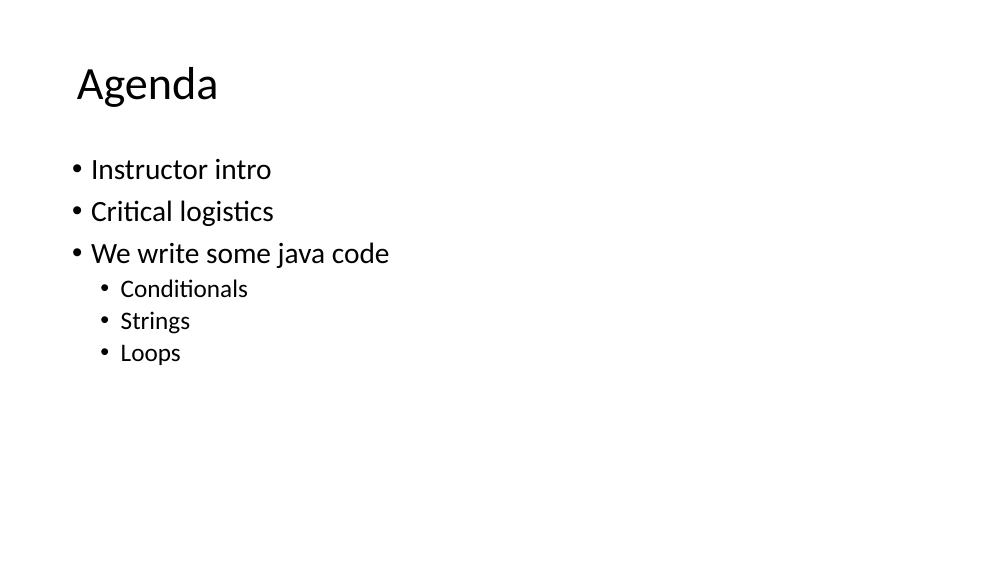
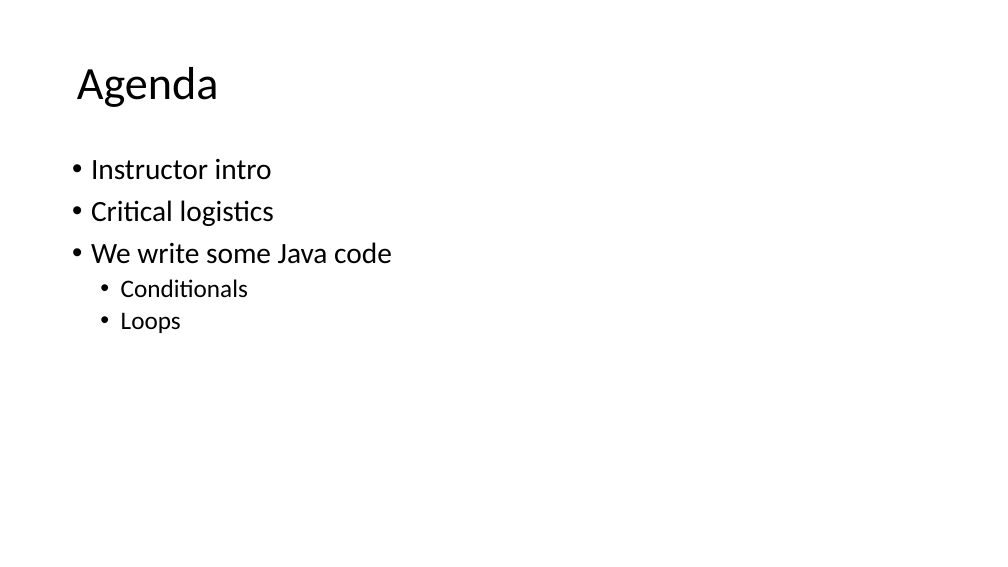
Before and after one commit to RHIT-CSSE/csse220, a slide deck: slide 4 of ClassMaterials/JavaIntro/Slides/Part1-InstructorIntro.pptx (slide 8 before the commit). Drawn at 1008x567 pixels with LibreOffice and Linux fonts; fonts in the diff are those of the drawing. Boxes give left, top, right and bottom in pixels: in the first picture for what was removed or moved away, otherwise in the second. Text is boxed around its words. In the diff, an @@ line names an element or a change of style, - is before the commit and + after.

Commit message:
Update JavaIntro slides for genAI and IntelliJ

```diff
--- a/ClassMaterials/JavaIntro/Slides/Part1-InstructorIntro.pptx
+++ b/ClassMaterials/JavaIntro/Slides/Part1-InstructorIntro.pptx
@@ text at [91, 242, 392, 264]: text changed @@
-• We write some java code
+• We write some Java code
@@ text at [121, 311, 190, 334]: paragraph removed @@
-  • Strings
```
Also in this commit, not shown: 5 other slides changed, 8 slides added, 5 slides removed, 3 other files.
